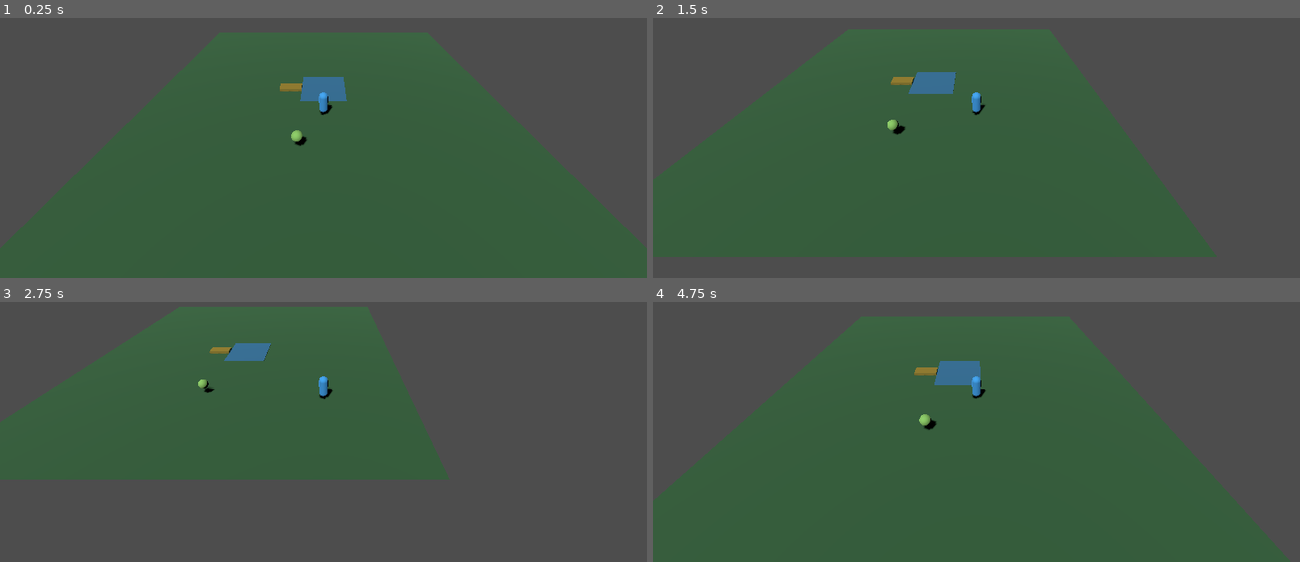
Above: before the commit, frames 1-4 (two rows, left to right).
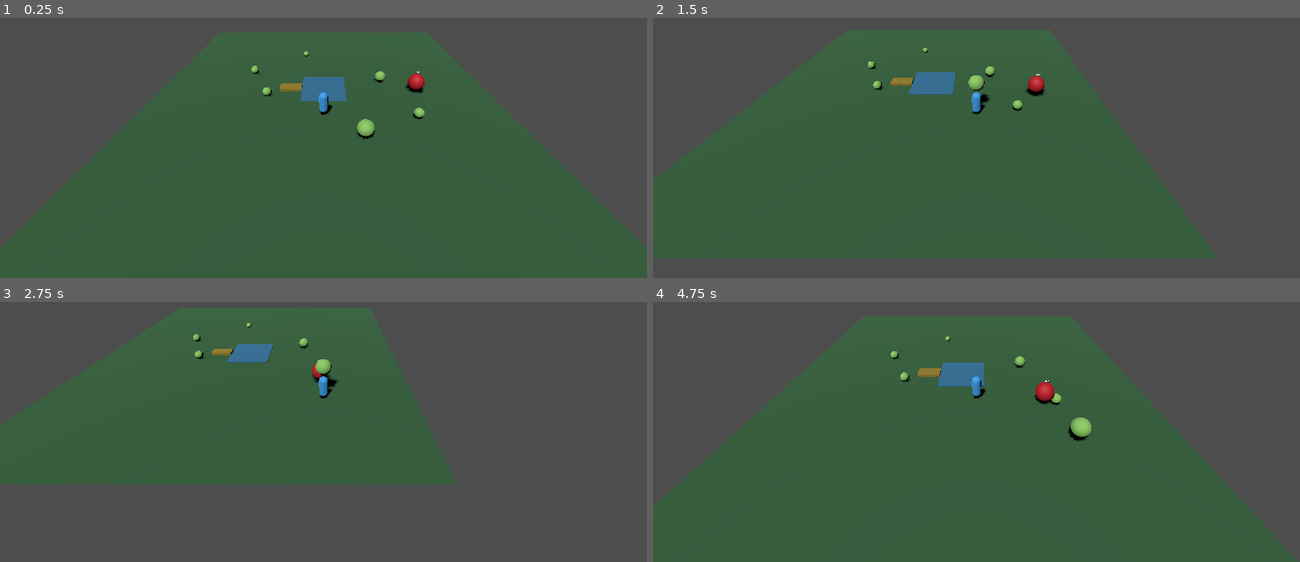
Above: after the commit, the same moments.

Repository: 8jy57sr7dz-source/poke
Game: Godot game, scene res://scenes/main.tscn
Two runs of this game, one before a commit and one after it. Both use one fixed random seed, a clock stepped at 60 frames per second and the inputs below.
Inputs:
- Up to frame 1 (0.25 s): no input
- Up to frame 2 (1.5 s): tap Enter at 0.5 s; hold D 0.53-1.28 s; hold T 0.53-1.28 s; hold S from 1.28 s (still down); tap E at 1.35 s
- Up to frame 3 (2.75 s): release S at 2.03 s; hold D from 2.03 s (still down); hold T from 2.03 s (still down)
- Up to frame 4 (4.75 s): release D at 2.78 s; release T at 2.78 s; hold W 2.78-3.53 s; tap E at 2.85, 4.35 s; hold T 3.53-4.28 s; hold A from 3.53 s (still down)

The runs differ from the first frame. In frame 1, 0.6% of the frame differs, in the area x 38-66%, y 12-50%; in frame 2, 0.6%; in frame 3, 0.7%; in frame 4, 1.0%, in the area x 36-68%, y 13-54%.

Commit message:
Show guardians and multiple wild creatures in the main game scene

Diff:
--- a/scenes/main.tscn
+++ b/scenes/main.tscn
@@ -1,6 +1,10 @@
-[gd_scene load_steps=2 format=3]
+[gd_scene load_steps=3 format=3]
 
 [ext_resource type="Script" path="res://scripts/game.gd" id="1_game"]
+[ext_resource type="Script" path="res://scripts/world/world_presentation.gd" id="2_world"]
 
 [node name="PokemonTycoon" type="Node3D"]
 script = ExtResource("1_game")
+
+[node name="WorldPresentation" type="Node3D" parent="."]
+script = ExtResource("2_world")
--- /dev/null
+++ b/scripts/world/world_presentation.gd
@@ -0,0 +1,58 @@
+extends Node3D
+
+const CREATURE_POSITIONS := [
+	Vector3(-5.0, 0.0, 1.0),
+	Vector3(5.5, 0.0, -1.5),
+	Vector3(-7.0, 0.0, -3.0),
+	Vector3(3.0, 0.0, 6.0),
+	Vector3(7.5, 0.0, 4.0),
+	Vector3(-2.0, 0.0, -7.0),
+	Vector3(0.0, 0.0, 8.0)
+]
+
+func _ready() -> void:
+	call_deferred("_add_world_presentation")
+
+func _add_world_presentation() -> void:
+	var game := get_tree().get_first_node_in_group("game_manager")
+	if game == null:
+		return
+	_add_guardian_appearance(game)
+	_add_creatures(game)
+
+func _add_guardian_appearance(game: Node) -> void:
+	var guardian := game.get("guardian") as Node3D
+	if guardian == null:
+		return
+	var body := MeshInstance3D.new()
+	var body_mesh := SphereMesh.new()
+	body_mesh.radius = 0.72
+	body_mesh.height = 1.55
+	body.mesh = body_mesh
+	body.position.y = 0.78
+	var body_material := StandardMaterial3D.new()
+	body_material.albedo_color = Color(0.78, 0.12, 0.16)
+	body_material.roughness = 0.65
+	body.material_override = body_material
+	guardian.add_child(body)
+	var label := Label3D.new()
+	label.text = "가디언"
+	label.position.y = 1.8
+	label.billboard = BaseMaterial3D.BILLBOARD_ENABLED
+	label.font_size = 30
+	label.outline_size = 8
+	guardian.add_child(label)
+
+func _add_creatures(game: Node) -> void:
+	var creatures := get_tree().get_nodes_in_group("wild_pokemon")
+	# The game spawns one wild creature during startup; add several more for the meadow.
+	for _index in range(5):
+		game.call("_spawn_wild_creature")
+		creatures = get_tree().get_nodes_in_group("wild_pokemon")
+	for index in range(mini(creatures.size(), CREATURE_POSITIONS.size())):
+		var creature := creatures[index] as Node3D
+		if creature != null:
+			creature.position = CREATURE_POSITIONS[index]
+
+func _add_decoration() -> void:
+	pass
